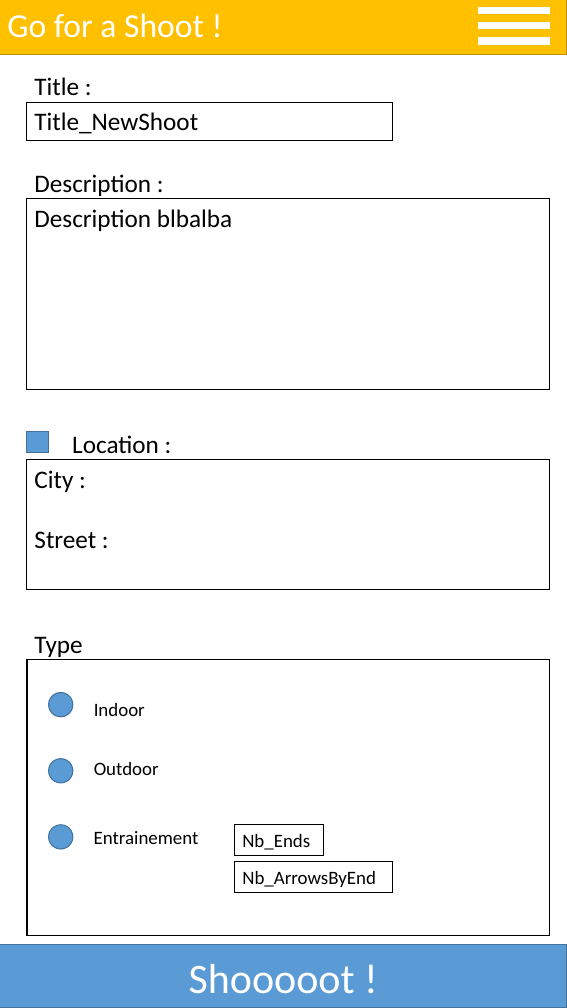
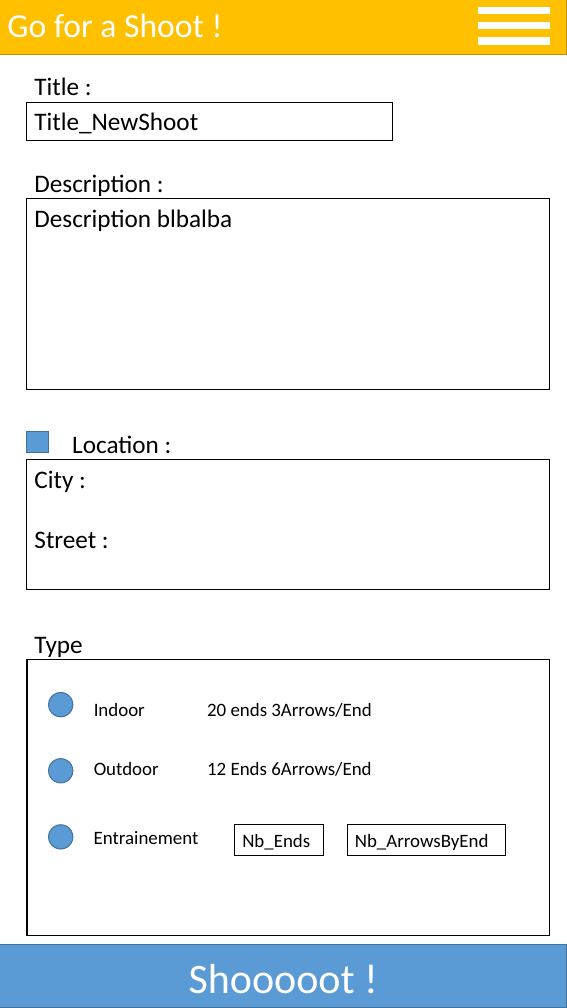
Before and after one commit to mbonjour/Shoot4Stats, a slide deck: slide 4 of Documentation/Annexes/API/MaquettesBetaAPI.pptx. Drawn at 567x1008 pixels with LibreOffice and Linux fonts; fonts in the diff are those of the drawing. Boxes give left, top, right and bottom in pixels: in the first picture for what was removed or moved away, otherwise in the second. Text is boxed around its words. In the diff, an @@ line names an element or a change of style, - is before the commit and + after.

```diff
--- a/Documentation/Annexes/API/MaquettesBetaAPI.pptx
+++ b/Documentation/Annexes/API/MaquettesBetaAPI.pptx
@@ text at [94,703,371,717]: text changed @@
-Indoor
+Indoor 20 ends 3Arrows/End
@@ text at [94,762,371,776]: text changed @@
-Outdoor
+Outdoor 12 Ends 6Arrows/End
@@ rectangle "Nb_ArrowsByEnd": place and size @@
-rectangle "Nb_ArrowsByEnd" at [235,862,393,892]
+rectangle "Nb_ArrowsByEnd" at [348,825,506,855]
```
Also in this commit, not shown: 5 other files.
